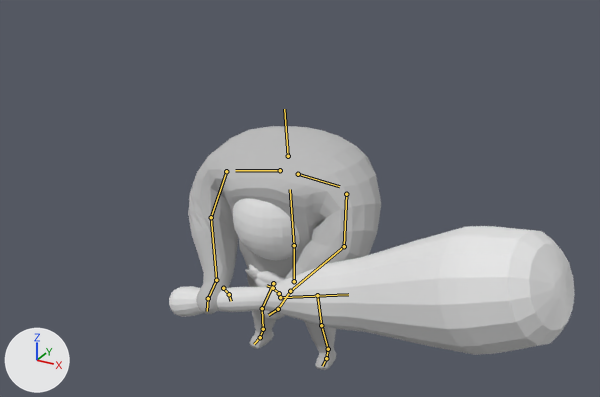
What one commit did to the Blender file First3D/Assets/model/bigeyewithAUTOWeightbackup2.blend.
One viewpoint serves both versions: a 50 mm camera at (4.42, -7.89, 6.11) aimed at (0.58, -0.9, 2.62). Arrows for +X, +Y and +Z are at lower left; the lights stay in place. Both versions are drawn at frame 1 of the action 'hold'; the numbers are the values there. The bones that bend it are drawn over the model as lines.
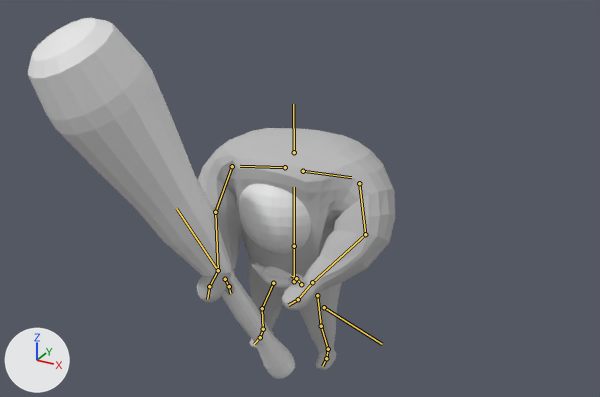
Where the change shows, as pixel boxes [x1, y1, x2, y2] in the pictures (600 x 397 px):
'Sphere', posed (34% narrower, 178% taller)
    before: [169, 226, 575, 355]
    after: [28, 18, 295, 379]
'Cube', posed
    before: [188, 126, 381, 370]
    after: [197, 128, 395, 370]
bone 'Body Mid', root to tip
    before: (294, 245) to (290, 189)
    after: (294, 246) to (294, 187)
bone 'Shoulder.L', root to tip
    before: (298, 174) to (339, 186)
    after: (303, 171) to (351, 177)
bone 'Arm 01.L', root to tip
    before: (346, 194) to (344, 246)
    after: (359, 183) to (365, 234)
bone 'Arm 02.L', root to tip
    before: (344, 246) to (290, 291)
    after: (365, 234) to (312, 282)
bone 'Hand.L', root to tip
    before: (290, 291) to (278, 309)
    after: (312, 282) to (298, 299)
bone 'Finger Down.L', root to tip
    before: (279, 293) to (273, 288)
    after: (301, 284) to (296, 278)
bone 'Shoulder.R', root to tip
    before: (280, 170) to (235, 170)
    after: (285, 167) to (240, 166)
bone 'Arm 01.R', root to tip
    before: (226, 171) to (211, 217)
    after: (232, 166) to (215, 212)
bone 'Arm 02.R', root to tip
    before: (211, 217) to (216, 280)
    after: (215, 212) to (218, 270)
bone 'Hand.R', root to tip
    before: (216, 280) to (208, 298)
    after: (218, 270) to (209, 286)
bone 'Bone', root to tip
    before: (280, 297) to (348, 294)
    after: (218, 270) to (176, 208)

The edits, one by one:
Bone 'Body Mid' (bone_body_mid) turns from (6, 0, 0) to (0, 0, 0) degrees about its own x, y and z.
Bone 'Shoulder.L' (bone_shoulder_l) turns from (4, 1, -10) to (4, -1, 7) degrees about its own x, y and z.
Bone 'Arm 01.L' (bone_arm_01_l) moves from (0.16, 0.1, 0.02) to (0.24, 0.04, 0.0).
Bone 'Arm 01.L' (bone_arm_01_l) turns from (-51, -25, -24) to (-52, -22, -23) degrees about its own x, y and z.
Bone 'Arm 02.L' (bone_arm_02_l) turns from (-46, -11, -15) to (-48, -1, -28) degrees about its own x, y and z.
Bone 'Hand.L' (bone_hand_l) turns from (27, -45, -35) to (4, -67, -8) degrees about its own x, y and z.
Bone 'Finger Down.L' (bone_finger_down_l) turns from (-16, -30, -85) to (-7, -23, -91) degrees about its own x, y and z.
Bone 'Shoulder.R' (bone_shoulder_r) turns from (-6, -10, 7) to (-4, 0, 6) degrees about its own x, y and z.
Bone 'Arm 01.R' (bone_arm_01_r) moves from (-0.02, 0.04, 0.04) to (-0.02, 0.0, 0.03).
Bone 'Arm 01.R' (bone_arm_01_r) turns from (-39, 5, 53) to (-51, -3, 53) degrees about its own x, y and z.
Bone 'Arm 02.R' (bone_arm_02_r) turns from (-12, -37, 42) to (-3, -41, 42) degrees about its own x, y and z.
Bone 'Hand.R' (bone_hand_r) turns from (3, 16, -21) to (3, 10, -20) degrees about its own x, y and z.
Bone 'Bone' (bone_bone) moves from (-1.095, -0.05, -0.202) to (0.0, 0.0, 0.0).
Bone 'Bone' (bone_bone) turns from (-1, -1, 86) to (0, 0, 0) degrees about its own x, y and z.
